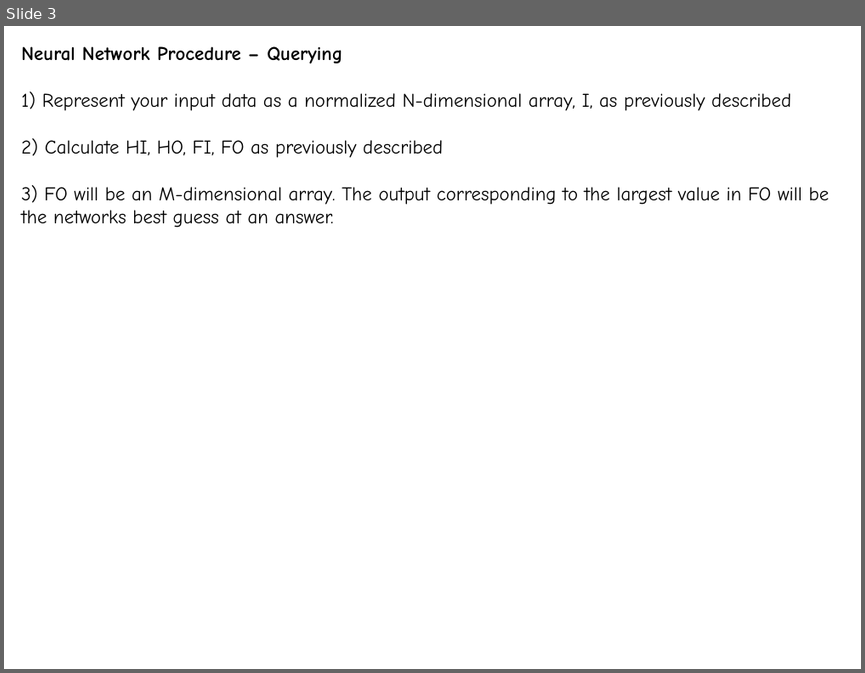
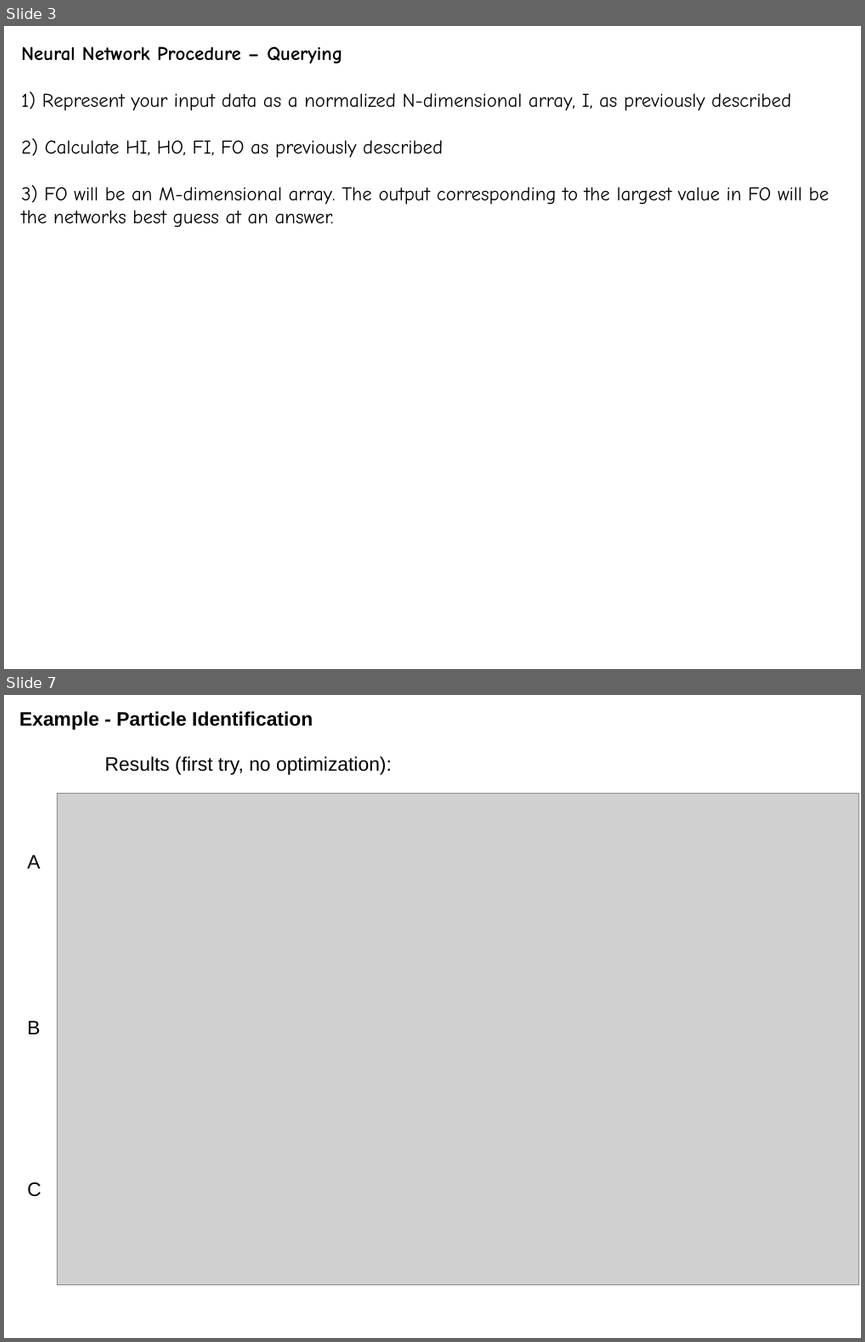
Before and after one commit to CJBrow1590/neural-nets, a slide deck: nn-procedure.odp. Shown one above the other, each under a label of ours: slide 3 before the commit, slides 3 and 7 after it; the slides between them are not shown. The pictures are 865x673 and 865x1342 pixels, drawn with LibreOffice and Linux fonts; fonts in the diff are those of the drawing; grey boxes stand for pictures. Boxes give left, top, right and bottom in pixels: in the first picture for what was removed or moved away, otherwise in the second. Text is boxed around its words. In the diff, an @@ line names an element or a change of style, - is before the commit and + after.

Commit message:
Added PID example

```diff
--- a/nn-procedure.odp
+++ b/nn-procedure.odp
@@ slide 7 added at (x1=4, y1=695, x2=861, y2=1338), background #FFFFFF @@
@@ text added at (x1=19, y1=711, x2=313, y2=730), 18 pt, text #000000, bold @@
+Example - Particle Identification
@@ text added at (x1=105, y1=756, x2=392, y2=775), 18 pt, text #000000 @@
+Results (first try, no optimization):
@@ picture added at (x1=57, y1=793, x2=858, y2=1285) @@
@@ text added at (x1=27, y1=855, x2=40, y2=868), 18 pt, text #000000 @@
+A
@@ text added at (x1=27, y1=1021, x2=40, y2=1034), 18 pt, text #000000 @@
+B
@@ text added at (x1=27, y1=1182, x2=41, y2=1197), 18 pt, text #000000 @@
+C
```
Also in this commit, not shown: 4 other slides added, 16 other files.
